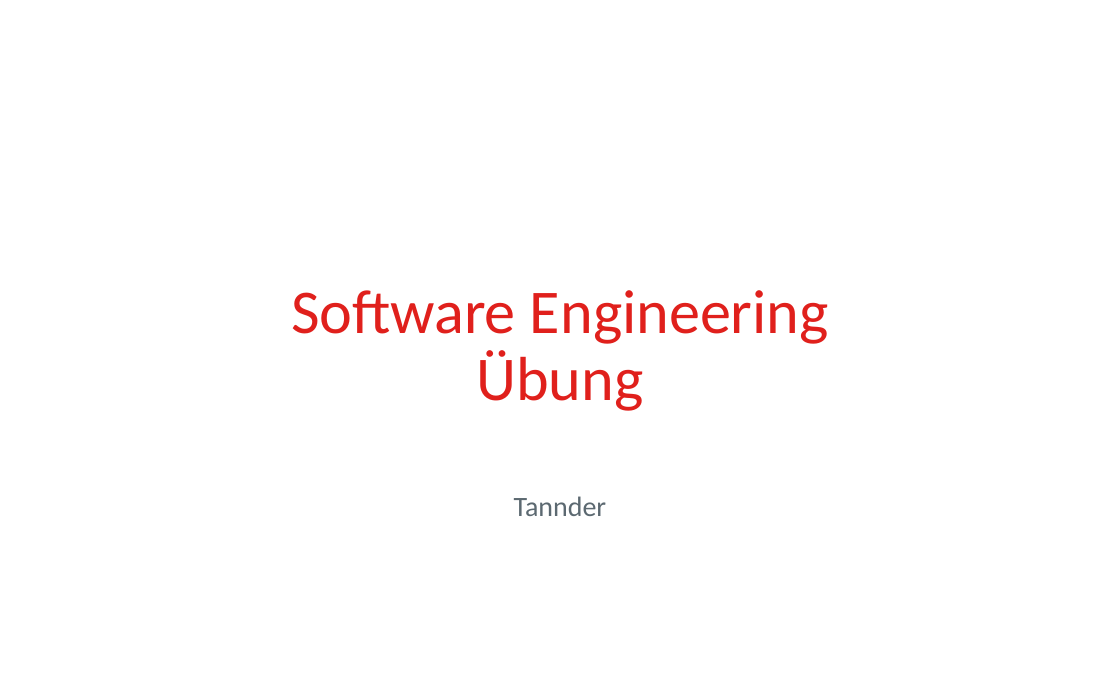
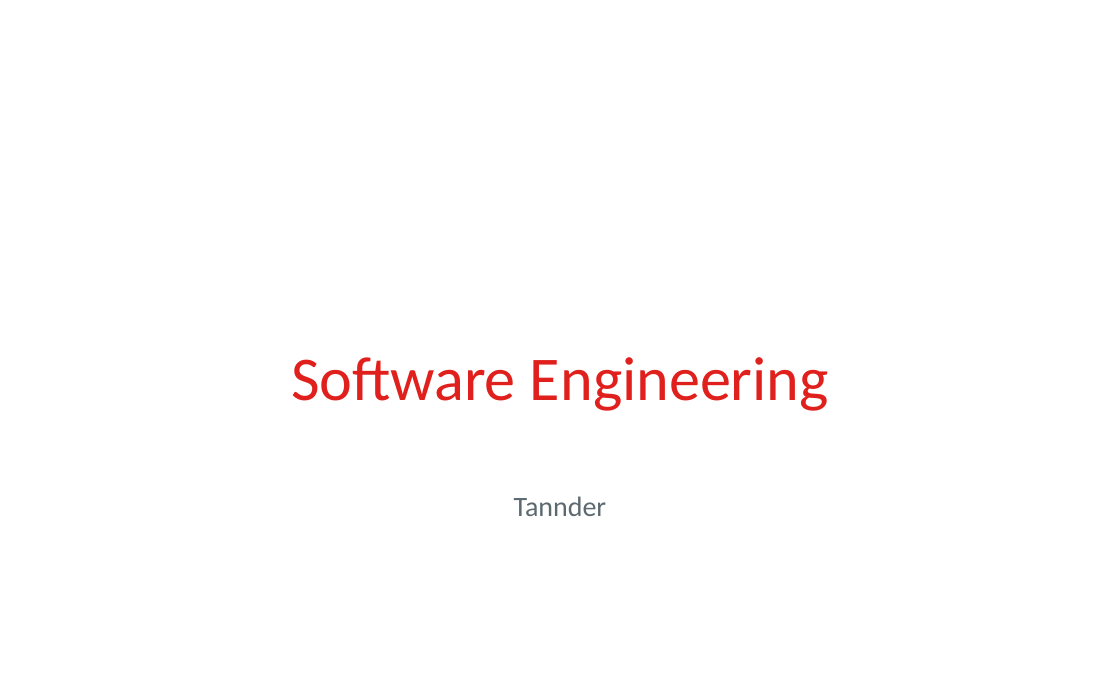
Before and after one commit to ole404/SoftwareEngineeringDHBW, a slide deck: slide 1 of docs/Template Schritt 1.pptx. Drawn at 1120x700 pixels with LibreOffice and Linux fonts; fonts in the diff are those of the drawing; background and template pictures are left out. Boxes give left, top, right and bottom in pixels: in the first picture for what was removed or moved away, otherwise in the second. Text is boxed around its words. In the diff, an @@ line names an element or a change of style, - is before the commit and + after.

```diff
--- a/docs/Template Schritt 1.pptx
+++ b/docs/Template Schritt 1.pptx
@@ title at <box>291,357,829,411</box>: text changed @@
-Software Engineering
-Übung
+Software Engineering
```
Also in this commit, not shown: 2 other slides changed.
